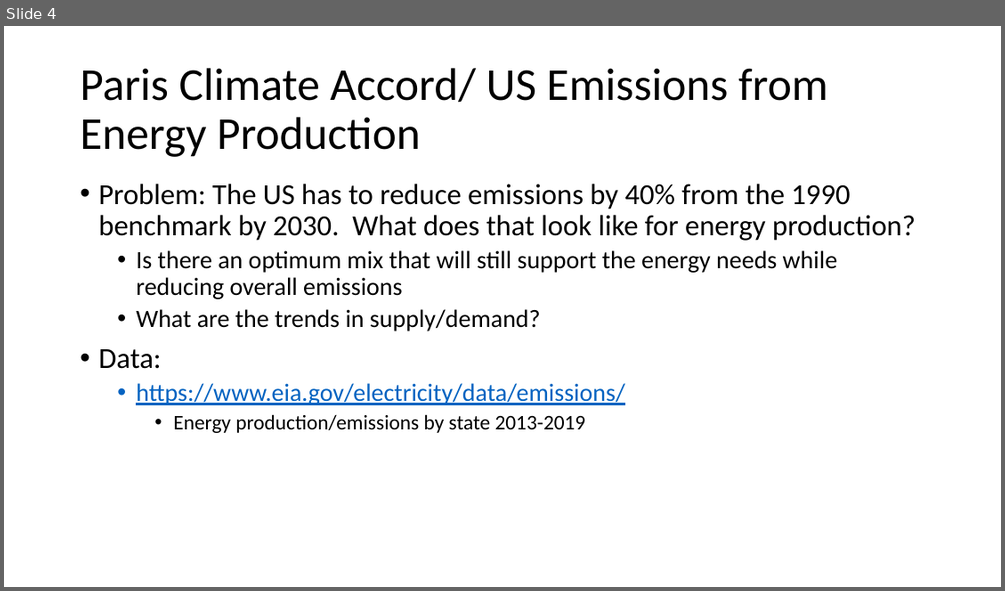
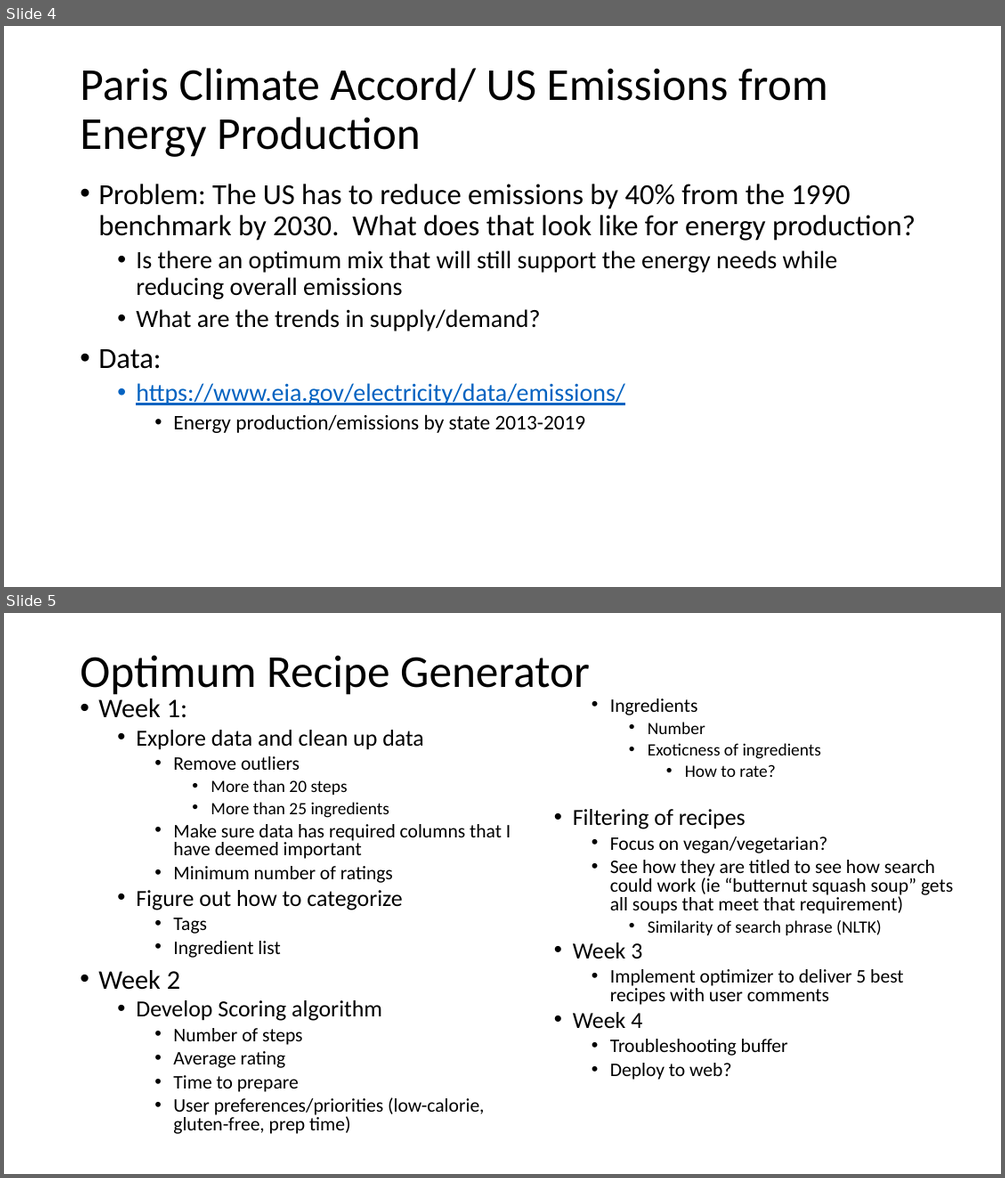
Before and after one commit to kamalah/data-analytics-final-project, a slide deck: Final Project Ideas.pptx. Shown one above the other, each under a label of ours: slide 4 before the commit, slides 4 and 5 after it. The pictures are 1005x591 and 1005x1178 pixels, drawn with LibreOffice and Linux fonts; fonts in the diff are those of the drawing. Boxes give left, top, right and bottom in pixels: in the first picture for what was removed or moved away, otherwise in the second. Text is boxed around its words. In the diff, an @@ line names an element or a change of style, - is before the commit and + after.

Commit message:
recipe ingredient exploration

```diff
--- a/Final Project Ideas.pptx
+++ b/Final Project Ideas.pptx
@@ slide 5 added at (x1=4, y1=613, x2=1001, y2=1174), background #FFFFFF @@
@@ title added at (x1=80, y1=655, x2=590, y2=695), 44 pt, text #000000 @@
+Optimum Recipe Generator
@@ text added at (x1=98, y1=698, x2=953, y2=1134), 18.5 pt, text #000000 @@
+• Week 1:
+  • Explore data and clean up data
+    • Remove outliers
+      • More than 20 steps
+      • More than 25 ingredients
+    • Make sure data has required columns that I have deemed important
+    • Minimum number of ratings
+  • Figure out how to categorize
+    • Tags
+    • Ingredient list
+• Week 2
+  • Develop Scoring algorithm
+    • Number of steps
+    • Average rating
+    • Time to prepare
+    • User preferences/priorities (low-calorie, gluten-free, prep time)
+    • Ingredients
+      • Number
+      • Exoticness of ingredients
+        • How to rate?
+  • Filtering of recipes
+    • Focus on vegan/vegetarian?
+    • See how they are titled to see how search could work (ie “butternut squash soup” gets all soups that meet that requirement)
+      • Similarity of search phrase (NLTK)
+  • Week 3
+    • Implement optimizer to deliver 5 best recipes with user comments
+  • Week 4
+    • Troubleshooting buffer
+    • Deploy to web?
```
Also in this commit, not shown: 1 other slide added, 2 other files.
